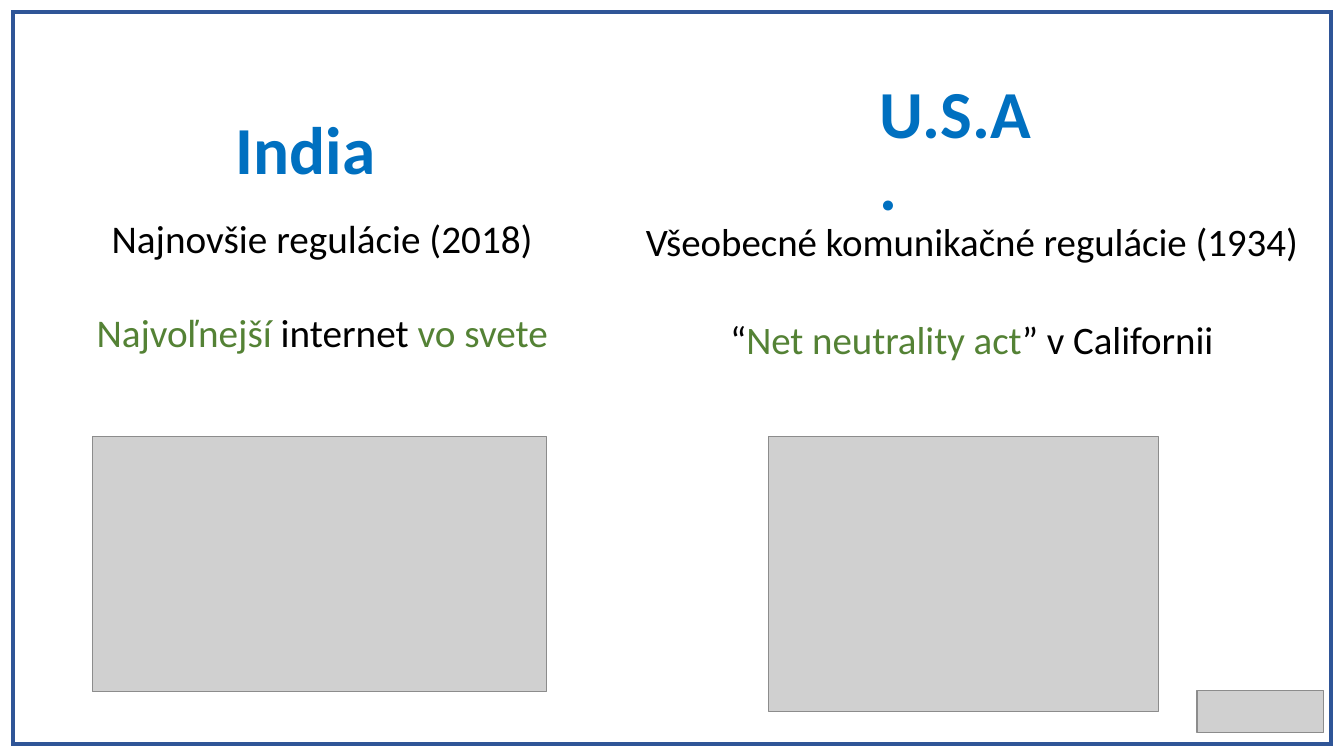
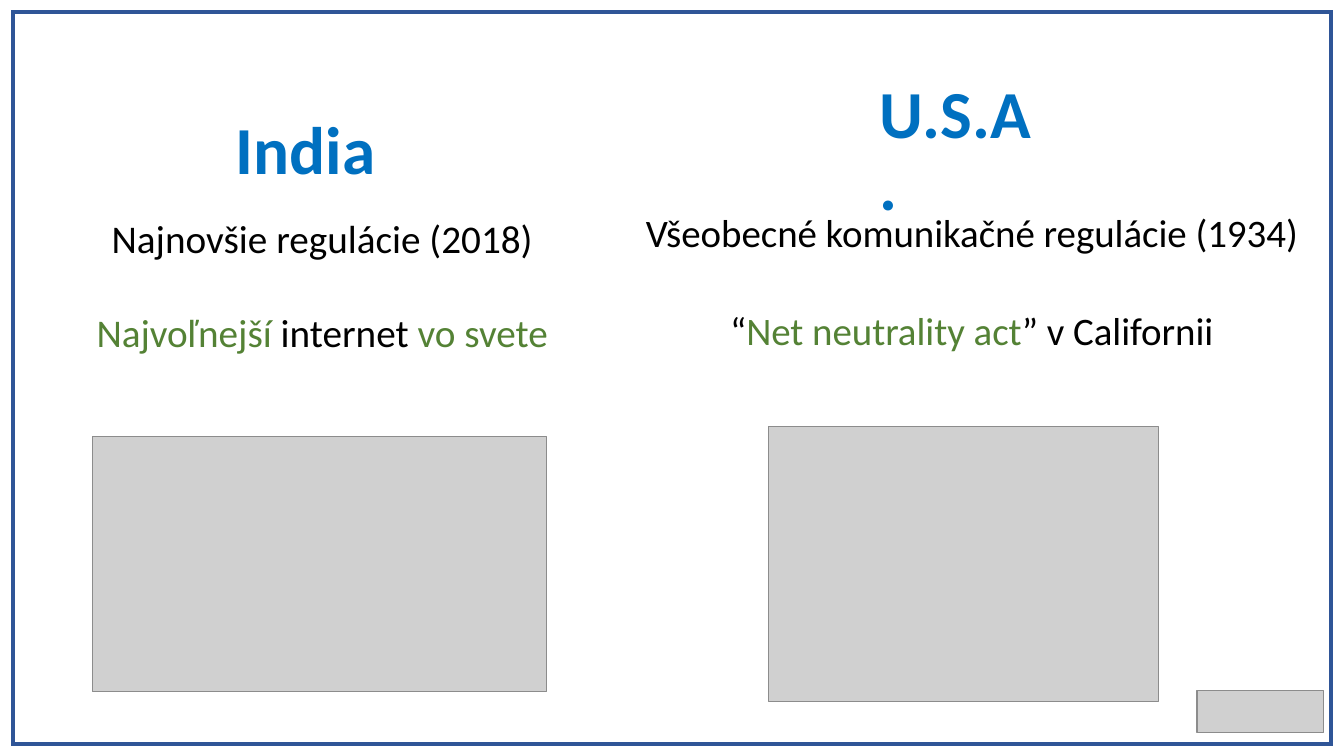
Before and after one commit to Realrio13/projekt, a slide deck: slide 6 of Prezentacia SPOJENA.pptx. Drawn at 1344x756 pixels with LibreOffice and Linux fonts; fonts in the diff are those of the drawing; grey boxes stand for pictures. Boxes give left, top, right and bottom in pixels: in the first picture for what was removed or moved away, otherwise in the second. Text is boxed around its words. In the diff, an @@ line names an element or a change of style, - is before the commit and + after.

```diff
--- a/Prezentacia SPOJENA.pptx
+++ b/Prezentacia SPOJENA.pptx
@@ text "Všeobecné komunikačné regulácie (1934)": place and size @@
-text "Všeobecné komunikačné regulácie (1934)" at [646, 227, 1298, 361]
+text "Všeobecné komunikačné regulácie (1934)" at [646, 218, 1298, 352]
@@ picture: place and size @@
-picture at [769, 437, 1158, 712]
+picture at [769, 426, 1158, 702]
```
Also in this commit, not shown: 12 other slides changed.
